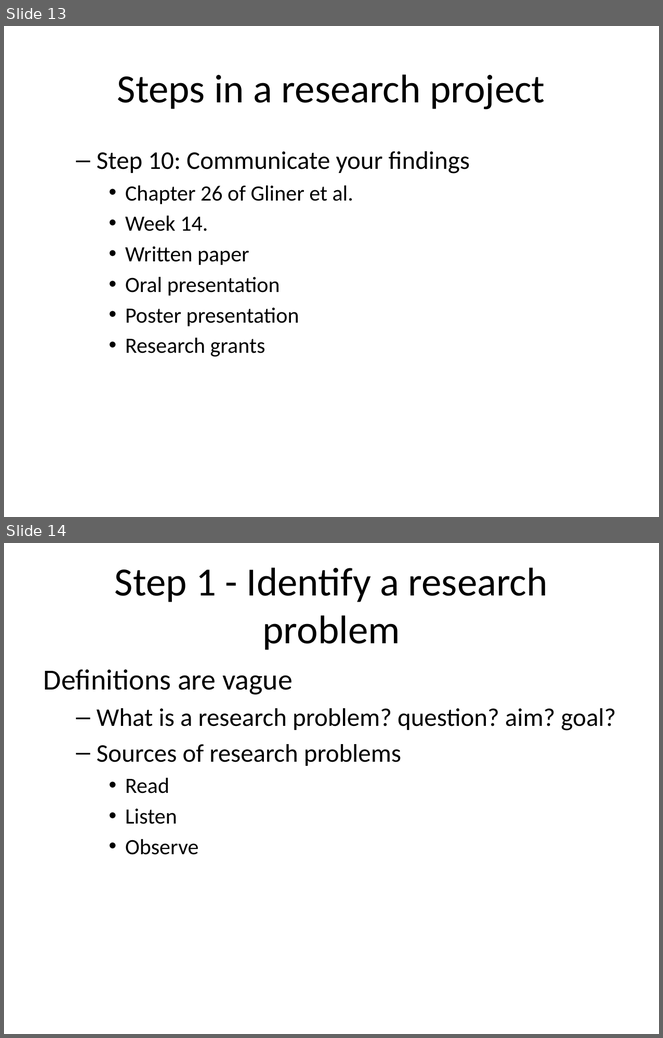
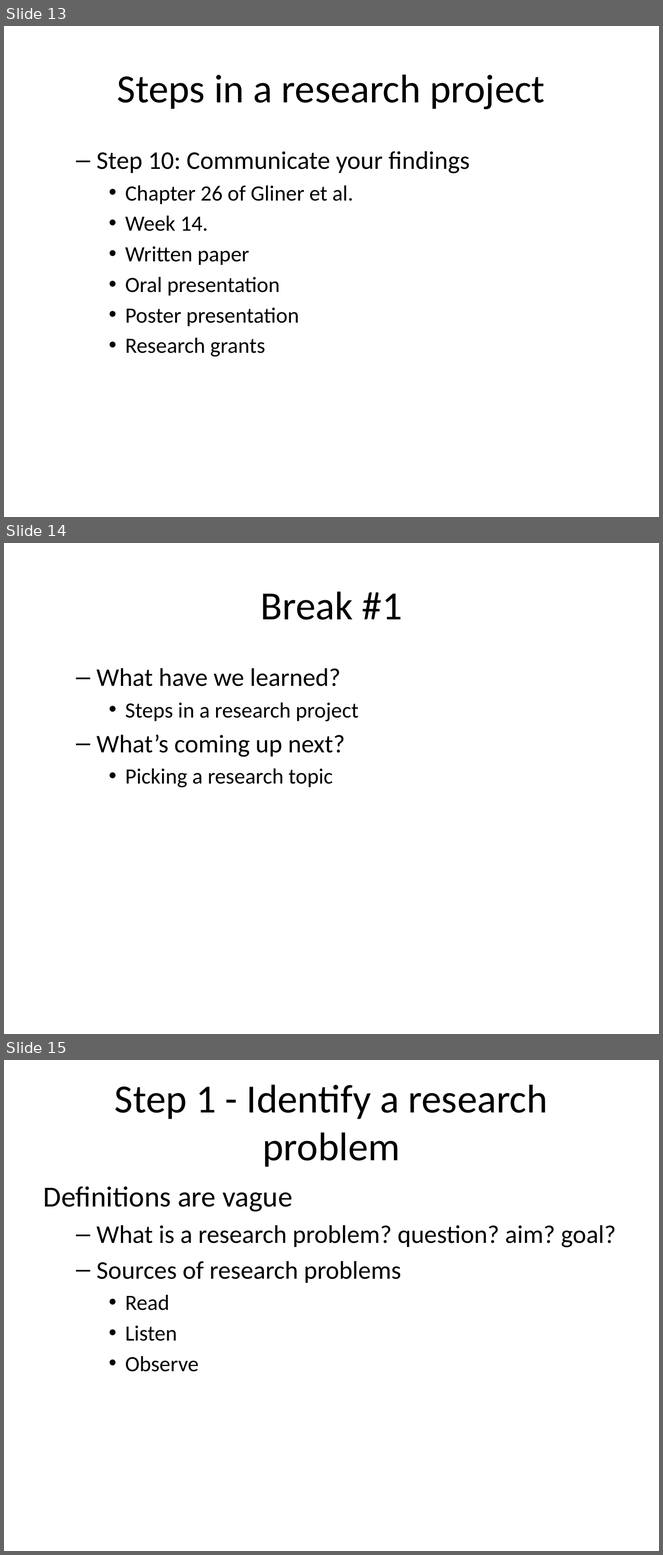
Before and after one commit to pmean/classes, a slide deck: clinical-research-methodology/results/video02-planning.pptx. Shown one above the other, each under a label of ours: slides 13 and 14 before the commit, slides 13, 14 and 15 after it. The pictures are 663x1038 and 663x1555 pixels, drawn with LibreOffice and Linux fonts; fonts in the diff are those of the drawing. Boxes give left, top, right and bottom in pixels: in the first picture for what was removed or moved away, otherwise in the second. Text is boxed around its words. In the diff, an @@ line names an element or a change of style, - is before the commit and + after.

```diff
--- a/clinical-research-methodology/results/video02-planning.pptx
+++ b/clinical-research-methodology/results/video02-planning.pptx
@@ slide 14 added at (x1=4, y1=543, x2=659, y2=1034), background #FFFFFF @@
@@ title added at (x1=261, y1=591, x2=402, y2=620), 44 pt, text #000000 @@
+Break #1
@@ text added at (x1=97, y1=668, x2=359, y2=788), 24 pt, text #000000 @@
+  – What have we learned?
+    • Steps in a research project
+  – What’s coming up next?
+    • Picking a research topic
@@ what was slide 14 is now slide 15 @@
```
Also in this commit, not shown: 1 slide changed, 2 other slides added, 4 other files.
